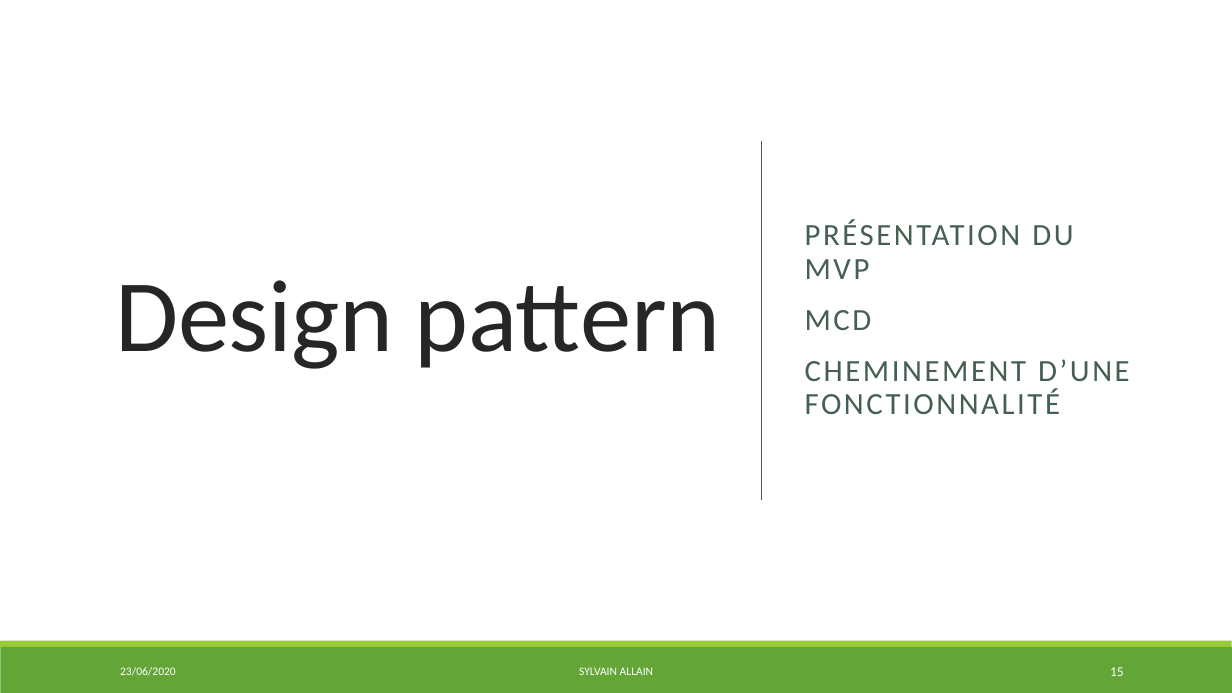
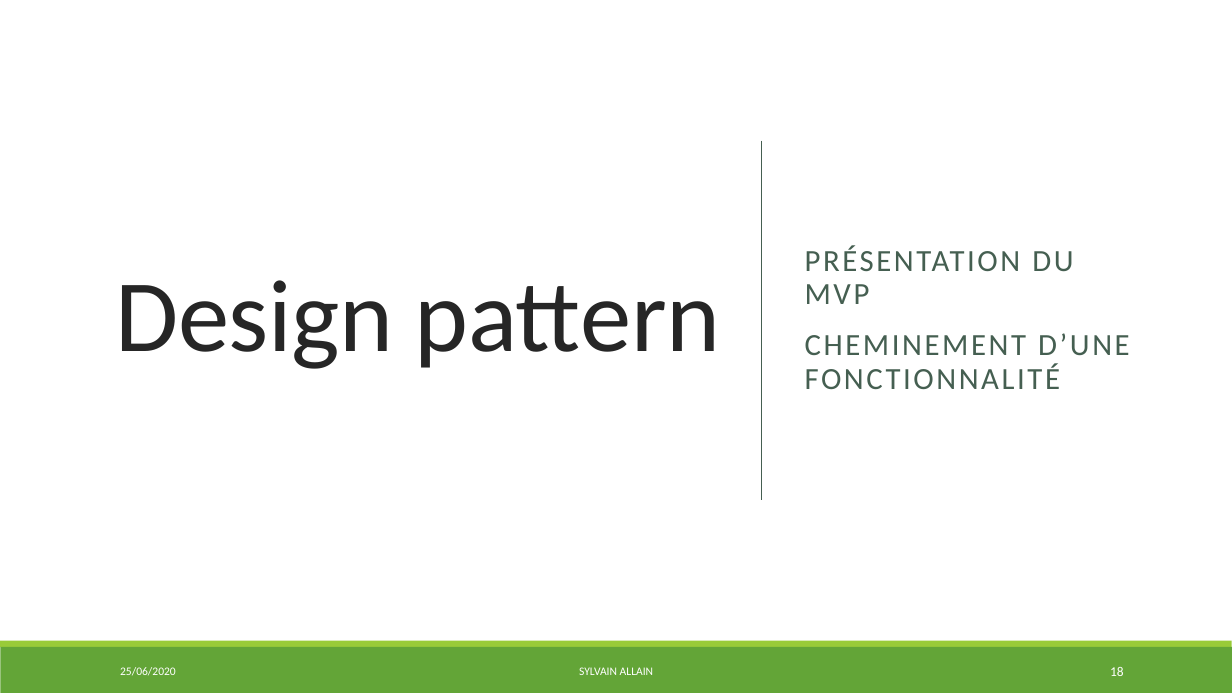
Before and after one commit to S2LF/ProjetPro, a slide deck: slide 18 of ProjetTof’Box.pptx (slide 15 before the commit). Drawn at 1232x693 pixels with LibreOffice and Linux fonts; fonts in the diff are those of the drawing. Boxes give left, top, right and bottom in pixels: in the first picture for what was removed or moved away, otherwise in the second. Text is boxed around its words. In the diff, an @@ line names an element or a change of style, - is before the commit and + after.

```diff
--- a/ProjetTof’Box.pptx
+++ b/ProjetTof’Box.pptx
@@ text at box(805, 310, 872, 330): paragraph removed @@
-MCD
@@ text at box(120, 667, 176, 676): text changed @@
-23/06/2020
+25/06/2020
@@ page number at box(1110, 667, 1124, 676): text changed @@
-15
+18
```
Also in this commit, not shown: 29 other slides changed, 1 slide added, 2 other files.
